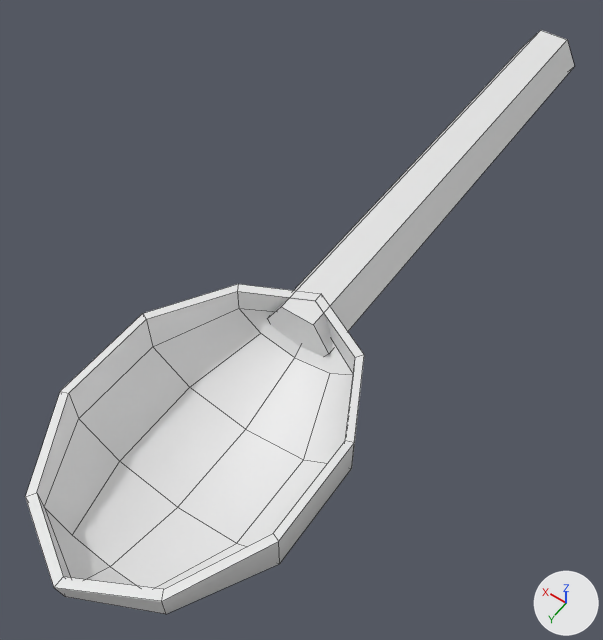
One commit to the FBX model Assets/3DAssets/Cutlery/Spoon.FBX: the scene before it, then after it.
Camera for both pictures: a camera (50 mm lens) standing at (-0.0375, 0.0801, 0.085) and looking at (0.0035, 0.0226, -0.0053). Every picture has the same lights, and +X, +Y and +Z are marked at lower right. Mesh edges are drawn as thin lines. Where no turn or scale is listed for an object, it has been applied to the vertices.

In view in the first picture: 'Spoon'.
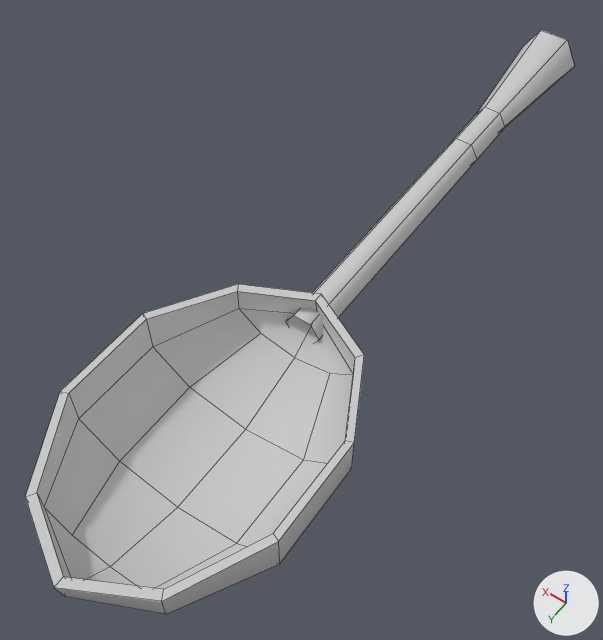
The newer file is also turned or shifted as a whole; pictures and numbers use the older file's frame.

Location of each change, (x1, y1, x2, y2) in pixels of the pictures (603 x 640 px):
part 1 of me_mesh, built on: before (267, 30, 574, 357); after (286, 30, 574, 342)
part 2 of me_mesh, recoloured (white to grey): (25, 284, 364, 614) in both

The edits, one by one:
Material 'Cutlery' (mat_cutlery) is new.
Its base color is (0.588, 0.588, 0.588) (light grey #cacaca).
Its roughness is 0.859.
me_mesh is used by ob_spoon; location (0.0, 0.0, 0.0).
me_mesh had 76 vertices, 70 faces and spanned x -0.0158..0.0149, y -0.045..0.0699, z -0.0068..0.0055.
me_mesh now has 88 vertices, 81 faces and spans x -0.0158..0.0149, y -0.045..0.0699, z -0.0068..0.0055.
Part 1, on me_mesh:
7 faces are deleted.
6 vertices move from x -0.0048..0.0048, y 0.0284, z -0.0042..0.0042 to x -0.0026..0.0026, y 0.0274, z -0.0022..0.0022.
6 new vertices lie (0.0, -0.0419, 0.0) away from vertices in x -0.0048..0.0048, y 0.0284, z -0.0042..0.0042.
6 new vertices lie (0.0, -0.0093, 0.0) away from vertices in x -0.0026..0.0026, y -0.0145, z -0.0022..0.0022.
18 new faces join them.
me_mesh part 2: 63 faces spanning x -0.0158..0.0149, y -0.045..0.0699, z -0.0068..0.0055 switch from no material to mat_cutlery (light grey #cacaca).
